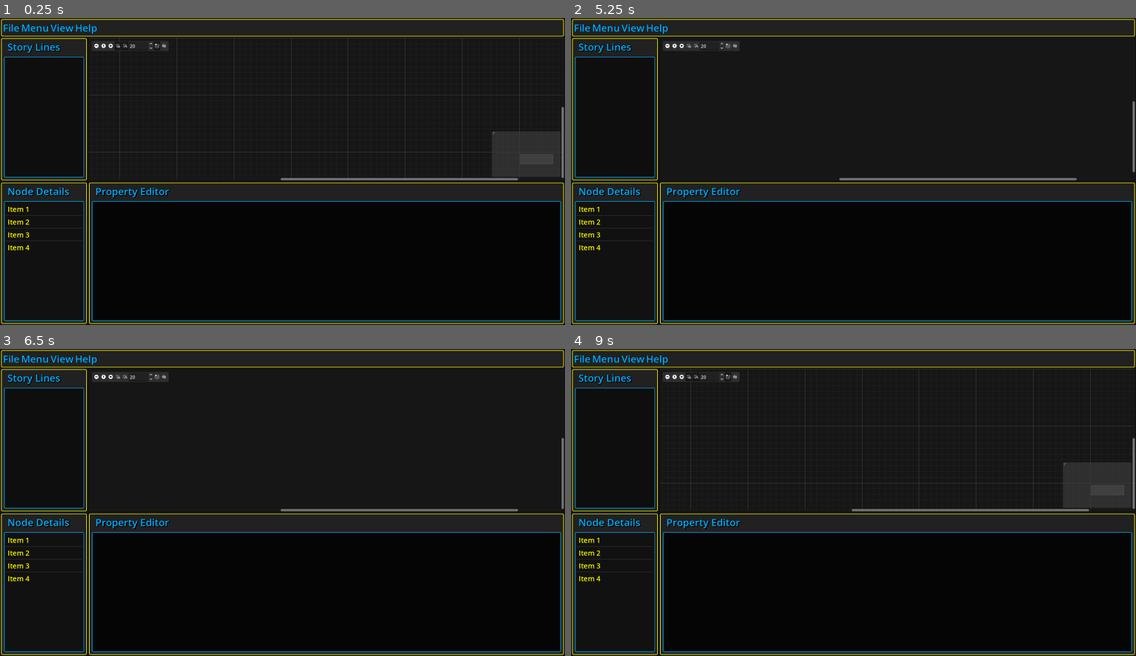
Above: before the commit, frames 1-4 (two rows, left to right).
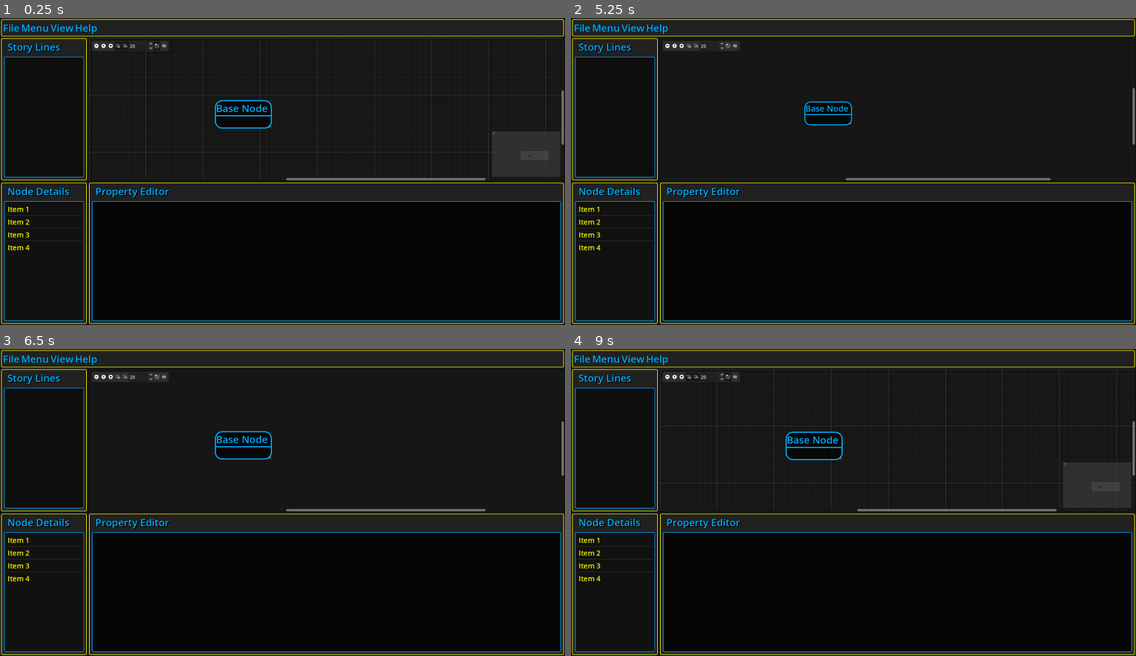
Above: after the commit, the same moments.

Repository: Phillip383/StoryGraph
Game: Godot game, scene res://scenes/UI/graph_editor.tscn
The game is run twice, just before and just after one commit, with the same random seed, the same clock (stepped at 60 frames per second) and the same inputs.
Inputs (mouse positions are in pixels of both pictures, inside the frame that each line leads up to):
- Up to frame 1 (0.25 s): no input
- Up to frame 2 (5.25 s): click (667, 45) at 0.5 s; click (684, 45) at 1.25 s; click (689, 45) at 2 s; click (695, 45) at 2.75 s; click (729, 45) at 3.5 s; click (734, 45) at 4.25 s; click (667, 45) at 5 s
- Up to frame 3 (6.5 s): click (113, 376) at 5.75 s
- Up to frame 4 (9 s): click (689, 376) at 6.5 s; click (695, 376) at 7.25 s; click (729, 376) at 8 s; click (734, 376) at 8.75 s

The runs differ from the first frame. In frame 1, 0.5% of the frame differs, in the area x 38-100%, y 23-53%; in frame 2, 0.3%; in frame 3, 0.4%; in frame 4, 0.5%.

Commit message:
Base node mocked up and added a temporary node to the graph editor scene. Graph node is interactable with correct themes.

Diff:
--- a/scenes/UI/GraphNode.tscn
+++ /dev/null
@@ -1,8 +0,0 @@
-[gd_scene format=3 uid="uid://dhrg7t8ktb4jq"]
-
-[node name="GraphNode" type="GraphNode"]
-anchors_preset = 15
-anchor_right = 1.0
-anchor_bottom = 1.0
-grow_horizontal = 2
-grow_vertical = 2
--- a/scenes/UI/graph_editor.tscn
+++ b/scenes/UI/graph_editor.tscn
@@ -6,6 +6,7 @@
 [ext_resource type="PackedScene" uid="uid://b1ruqpcnl1fhv" path="res://scenes/UI/inspector_tree.tscn" id="4_tixvr"]
 [ext_resource type="PackedScene" uid="uid://cb26resk8d7gq" path="res://scenes/UI/inspector_list.tscn" id="5_nxgem"]
 [ext_resource type="PackedScene" uid="uid://cfhnqaiw8smg4" path="res://scenes/UI/inspector_editor.tscn" id="6_nxgem"]
+[ext_resource type="PackedScene" uid="uid://dhrg7t8ktb4jq" path="res://scenes/UI/graph_node_base.tscn" id="7_t3iyb"]
 
 [sub_resource type="StyleBoxFlat" id="StyleBoxFlat_fgo7h"]
 bg_color = Color(0.019607844, 0.019607844, 0.019607844, 0.8352941)
@@ -73,7 +74,16 @@
 custom_minimum_size = Vector2(1500, 0)
 layout_mode = 2
 size_flags_horizontal = 3
-scroll_offset = Vector2(-308, 0)
+scroll_offset = Vector2(-108, 0)
+
+[node name="GraphNodeBase" parent="PanelContainer/MarginContainer/Main_C/VSplitContainer/StoryLines_Graph_C/Graph" instance=ExtResource("7_t3iyb")]
+layout_mode = 1
+offset_left = 549.0
+offset_top = 218.0
+offset_right = 749.0
+offset_bottom = 318.0
+mouse_filter = 1
+position_offset = Vector2(441, 218)
 
 [node name="HSplitContainer" type="HSplitContainer" parent="PanelContainer/MarginContainer/Main_C/VSplitContainer"]
 custom_minimum_size = Vector2(0, 300)
--- /dev/null
+++ b/scenes/UI/graph_node_base.tscn
@@ -0,0 +1,13 @@
+[gd_scene load_steps=2 format=3 uid="uid://dhrg7t8ktb4jq"]
+
+[ext_resource type="Theme" uid="uid://wro5ncgxmqmq" path="res://story_graph_theme.tres" id="1_6nrn1"]
+
+[node name="GraphNodeBase" type="GraphNode"]
+custom_minimum_size = Vector2(200, 100)
+offset_right = 122.0
+offset_bottom = 41.0
+size_flags_horizontal = 3
+size_flags_vertical = 3
+theme = ExtResource("1_6nrn1")
+resizable = true
+title = "Base Node"
--- a/story_graph_theme.tres
+++ b/story_graph_theme.tres
@@ -1,4 +1,66 @@
-[gd_resource type="Theme" load_steps=17 format=3 uid="uid://wro5ncgxmqmq"]
+[gd_resource type="Theme" load_steps=24 format=3 uid="uid://wro5ncgxmqmq"]
+
+[sub_resource type="StyleBoxFlat" id="StyleBoxFlat_kvpkt"]
+bg_color = Color(0, 0, 0, 0.6784314)
+border_width_left = 4
+border_width_top = 4
+border_width_right = 4
+border_width_bottom = 4
+border_color = Color(0, 0.6901961, 1, 1)
+corner_radius_bottom_right = 25
+corner_radius_bottom_left = 25
+shadow_color = Color(1, 0.99215686, 0, 0.58431375)
+
+[sub_resource type="StyleBoxFlat" id="StyleBoxFlat_77wbm"]
+bg_color = Color(0, 0, 0, 0.6784314)
+border_width_left = 4
+border_width_top = 4
+border_width_right = 4
+border_width_bottom = 4
+border_color = Color(0, 0.6901961, 1, 1)
+corner_radius_top_left = 25
+corner_radius_top_right = 25
+corner_radius_bottom_right = 25
+corner_radius_bottom_left = 25
+shadow_color = Color(0, 0, 0, 0.85490197)
+shadow_size = 100
+
+[sub_resource type="StyleBoxFlat" id="StyleBoxFlat_ogctm"]
+bg_color = Color(0, 0, 0, 0.6784314)
+border_width_left = 4
+border_width_top = 4
+border_width_right = 4
+border_width_bottom = 4
+border_color = Color(0, 0.6901961, 1, 1)
+corner_radius_bottom_right = 25
+corner_radius_bottom_left = 25
+shadow_color = Color(1, 0.99215686, 0, 0.13333334)
+shadow_size = 50
+
+[sub_resource type="StyleBoxFlat" id="StyleBoxFlat_nln28"]
+
+[sub_resource type="StyleBoxFlat" id="StyleBoxFlat_feld4"]
+
+[sub_resource type="StyleBoxFlat" id="StyleBoxFlat_s6qwp"]
+bg_color = Color(0, 0, 0, 0.6784314)
+border_width_left = 4
+border_width_top = 4
+border_width_right = 4
+border_color = Color(0, 0.6901961, 1, 1)
+corner_radius_top_left = 25
+corner_radius_top_right = 25
+shadow_color = Color(1, 0.99215686, 0, 0.58431375)
+
+[sub_resource type="StyleBoxFlat" id="StyleBoxFlat_2xla8"]
+bg_color = Color(0, 0, 0, 0.6784314)
+border_width_left = 4
+border_width_top = 4
+border_width_right = 4
+border_color = Color(0, 0.6901961, 1, 1)
+corner_radius_top_left = 25
+corner_radius_top_right = 25
+shadow_color = Color(1, 0.99215686, 0, 0.13333334)
+shadow_size = 50
 
 [sub_resource type="StyleBoxFlat" id="StyleBoxFlat_k8px2"]
 bg_color = Color(0.019607844, 0.019607844, 0.019607844, 0.8352941)
@@ -86,6 +148,14 @@
 corner_radius_bottom_left = 4
 
 [resource]
+GraphNode/colors/resizer_color = Color(0.875, 0.875, 0.875, 1)
+GraphNode/styles/panel = SubResource("StyleBoxFlat_kvpkt")
+GraphNode/styles/panel_focus = SubResource("StyleBoxFlat_77wbm")
+GraphNode/styles/panel_selected = SubResource("StyleBoxFlat_ogctm")
+GraphNode/styles/slot = SubResource("StyleBoxFlat_nln28")
+GraphNode/styles/slot_selected = SubResource("StyleBoxFlat_feld4")
+GraphNode/styles/titlebar = SubResource("StyleBoxFlat_s6qwp")
+GraphNode/styles/titlebar_selected = SubResource("StyleBoxFlat_2xla8")
 HBoxContainer/constants/separation = 1
 HSplitContainer/constants/minimum_grab_thickness = 1
 HSplitContainer/constants/separation = 1
Not shown: 1 places in scenes/UI/graph_editor.tscn that only renumber resources
